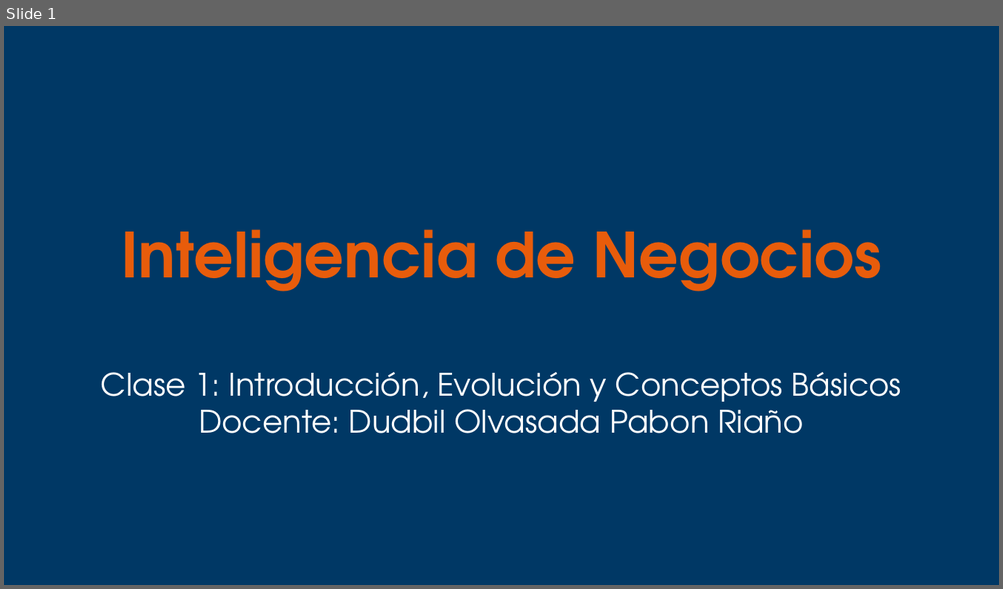
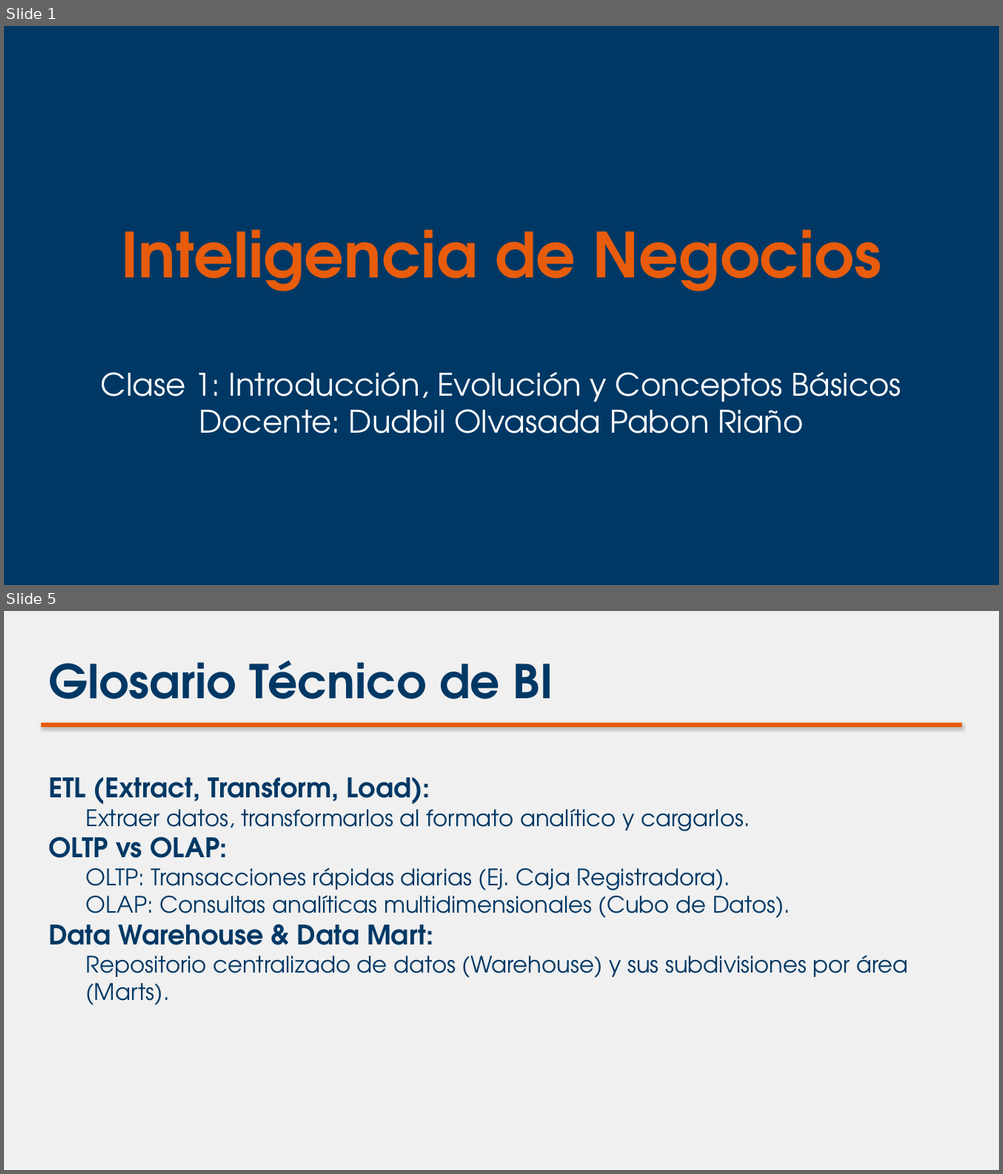
Before and after one commit to dudbilopr/Inteligencia-de-negocios, a slide deck: Semanas/Semana_1/diapositivas_semana_1.pptx. Shown one above the other, each under a label of ours: slide 1 before the commit, slides 1 and 5 after it; the slides between them are not shown. The pictures are 1003x589 and 1003x1174 pixels, drawn with LibreOffice and Linux fonts; fonts in the diff are those of the drawing. Boxes give left, top, right and bottom in pixels: in the first picture for what was removed or moved away, otherwise in the second. Text is boxed around its words. In the diff, an @@ line names an element or a change of style, - is before the commit and + after.

```diff
--- a/Semanas/Semana_1/diapositivas_semana_1.pptx
+++ b/Semanas/Semana_1/diapositivas_semana_1.pptx
@@ slide 5 added at [4,611,999,1170], background #F0F0F0 @@
@@ text added at [48,660,553,699], 45 pt, text #003865, bold @@
+Glosario Técnico de BI
@@ rectangle added at [41,723,962,726], fill #E85C0B, outline #E85C0B 0.75 pt @@
@@ text added at [48,777,908,1005], 22 pt, text #003865 @@
+ETL (Extract, Transform, Load):
+  Extraer datos, transformarlos al formato analítico y cargarlos.
+OLTP vs OLAP:
+  OLTP: Transacciones rápidas diarias (Ej. Caja Registradora).
+  OLAP: Consultas analíticas multidimensionales (Cubo de Datos).
+Data Warehouse & Data Mart:
+  Repositorio centralizado de datos (Warehouse) y sus subdivisiones por área (Marts).
```
Also in this commit, not shown: 4 slides changed, 1 other slide added, 1 slide removed, 4 other files.
